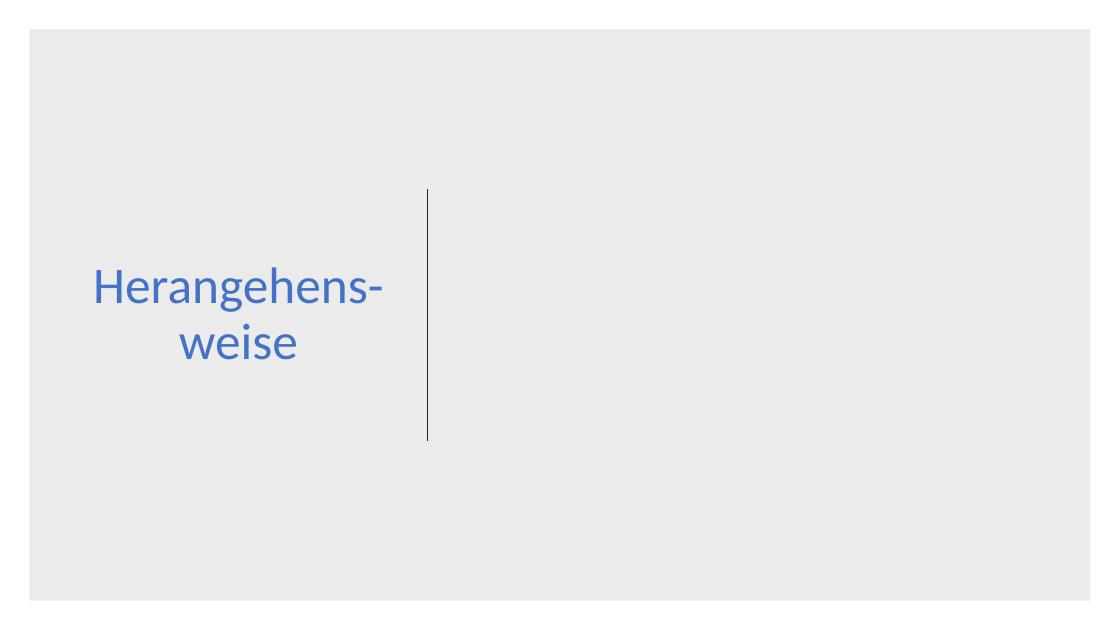
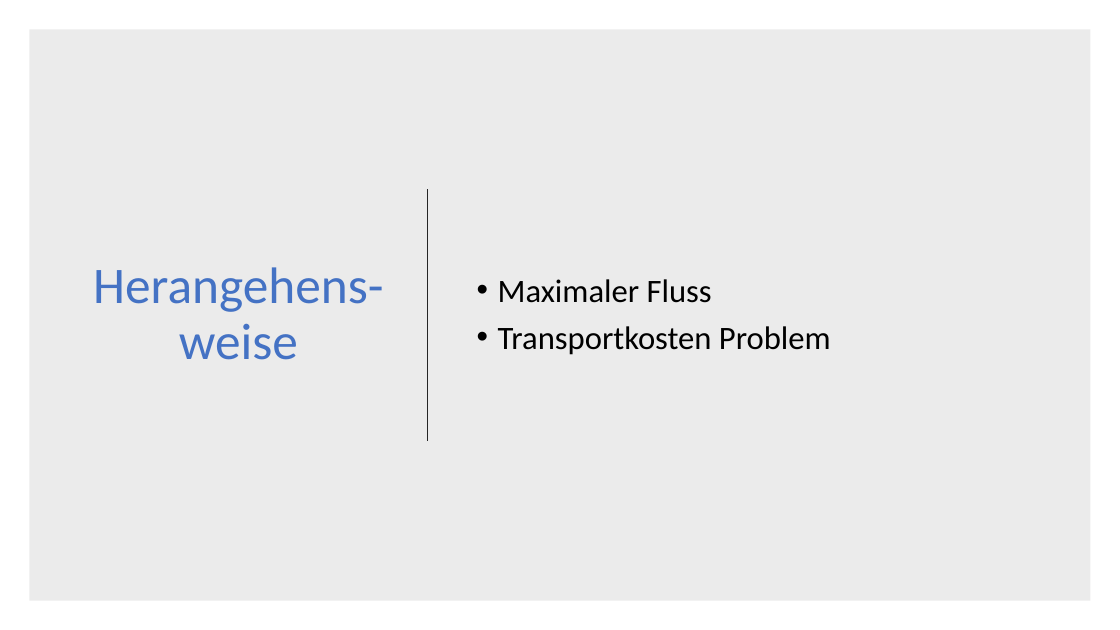
Before and after one commit to DerAlexx/Angewandte-Mathematik, a slide deck: slide 14 of Praktikum_6/Abgabe 6.pptx. Drawn at 1120x630 pixels with LibreOffice and Linux fonts; fonts in the diff are those of the drawing. Boxes give left, top, right and bottom in pixels: in the first picture for what was removed or moved away, otherwise in the second. Text is boxed around its words. In the diff, an @@ line names an element or a change of style, - is before the commit and + after.

```diff
--- a/Praktikum_6/Abgabe 6.pptx
+++ b/Praktikum_6/Abgabe 6.pptx
@@ text added at [498,279,831,355], 28 pt, text #000000 @@
+• Maximaler Fluss
+• Transportkosten Problem
```
Also in this commit, not shown: 6 slides added, 1 other file.
